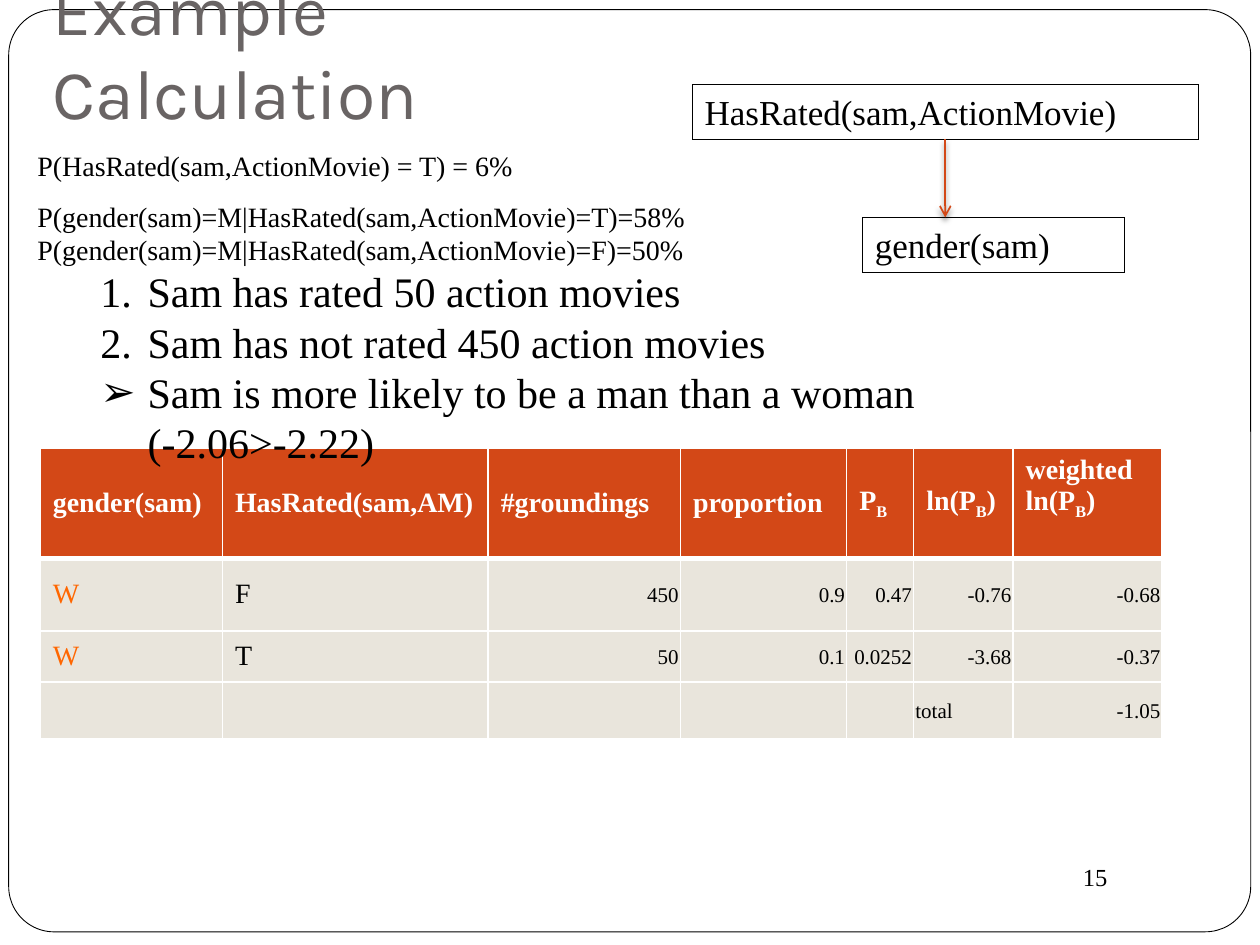
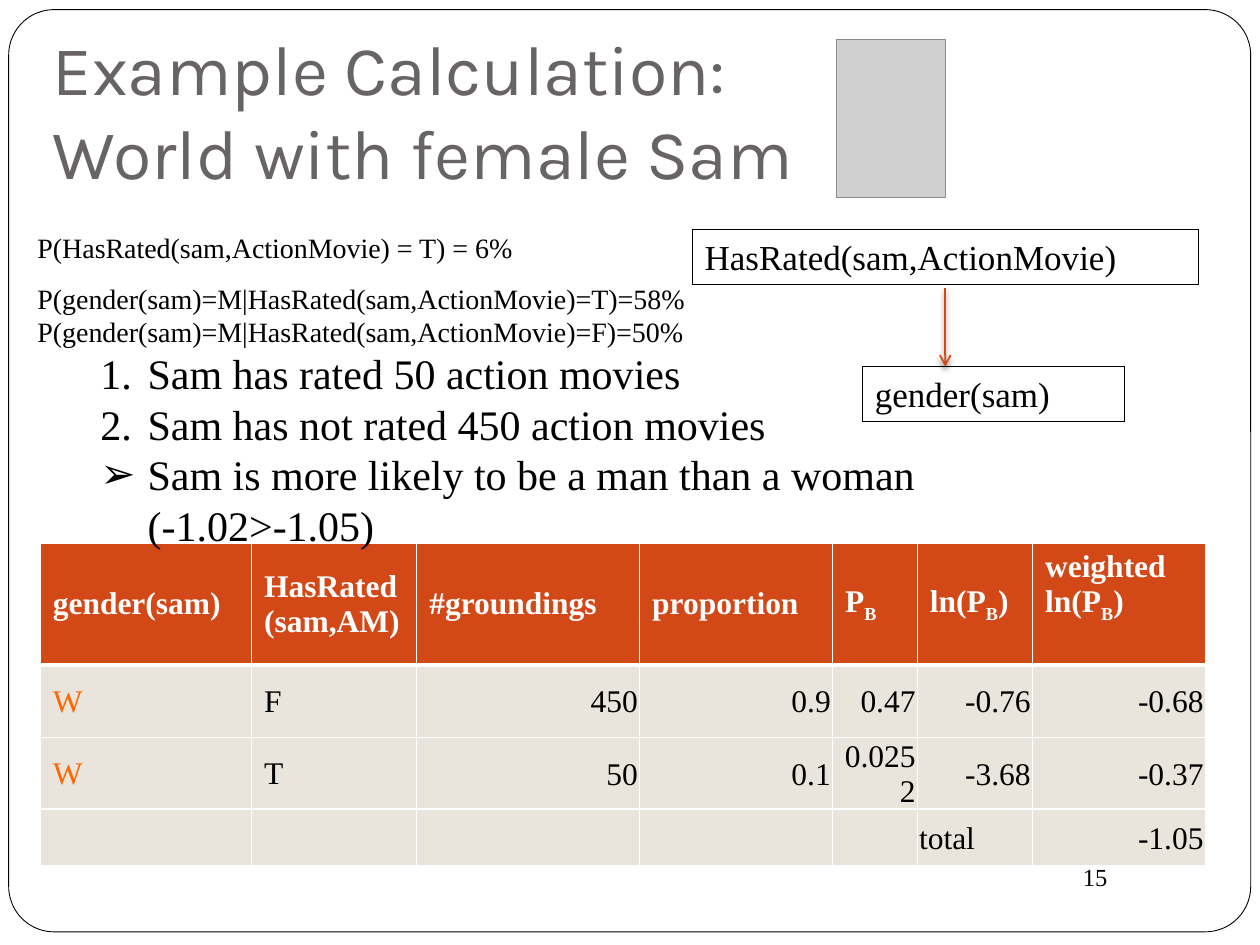
Before and after one commit to oschulte/srl-tutorial-slides, a slide deck: slide 15 of ch5-rel-bayes-net-classifier.pptx. Drawn at 1260x945 pixels with LibreOffice and Linux fonts; fonts in the diff are those of the drawing; grey boxes stand for pictures. Boxes give left, top, right and bottom in pixels: in the first picture for what was removed or moved away, otherwise in the second. Text is boxed around its words. In the diff, an @@ line names an element or a change of style, - is before the commit and + after.

```diff
--- a/ch5-rel-bayes-net-classifier.pptx
+++ b/ch5-rel-bayes-net-classifier.pptx
@@ title at (53, 47, 793, 180): text changed @@
-Example Calculation
+Example Calculation:
+World with female Sam
@@ picture added at (837, 39, 945, 198) @@
@@ rectangle "HasRated(sam,ActionMovie)": place and size @@
-rectangle "HasRated(sam,ActionMovie)" at (692, 84, 1198, 140)
+rectangle "HasRated(sam,ActionMovie)" at (692, 229, 1198, 285)
@@ arrow moved from (945, 140) - (945, 218) to (945, 289) - (945, 367) @@
@@ 3 texts: place and size @@
-3 texts at (37, 156, 915, 468)
+3 texts at (37, 238, 915, 550)
@@ rectangle "gender(sam)": place and size @@
-rectangle "gender(sam)" at (862, 218, 1124, 273)
+rectangle "gender(sam)" at (862, 367, 1124, 422)
@@ text at (148, 461, 915, 550): text changed @@
-  ➢ Sam is more likely to be a man than a woman (-2.06>-2.22)
+  ➢ Sam is more likely to be a man than a woman (-1.02>-1.05)
@@ table at (40, 543, 1205, 854) @@
-row 1, column 2: HasRated(sam,AM)
+row 1, column 2: HasRated / (sam,AM)
@@ size 16 to 18 pt in "gender(sam)", "#groundings", "proportion", "PB" and 7 more places @@
@@ size 12 to 18 pt in "450", "0.9", "0.47", "-0.76" and 8 more places @@
@@ table: place and size @@
-table at (40, 447, 1163, 741)
+table at (40, 543, 1205, 854)
```
Also in this commit, not shown: 18 other slides changed, 1 slide added, 2 slides removed, 1 other file.
